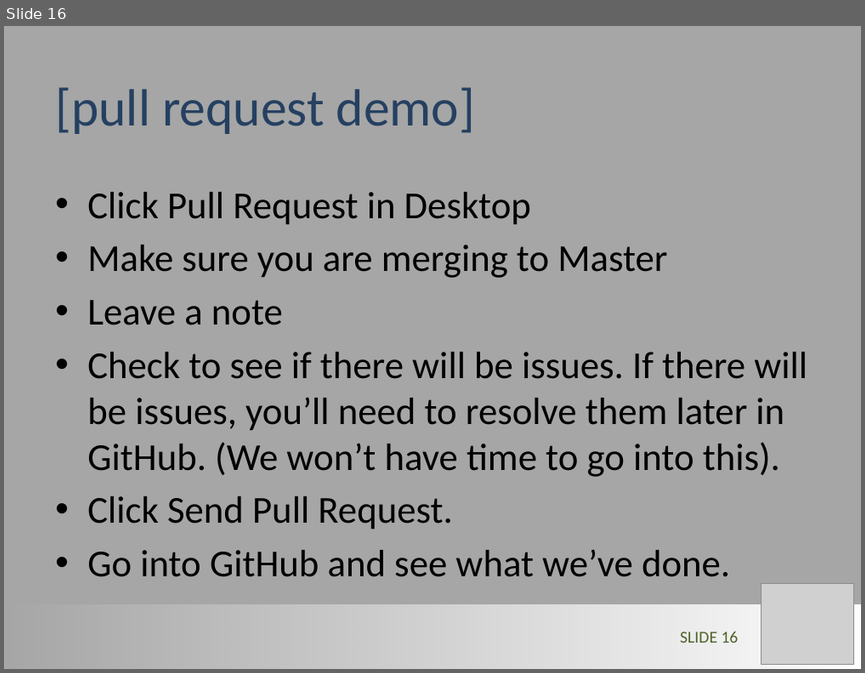
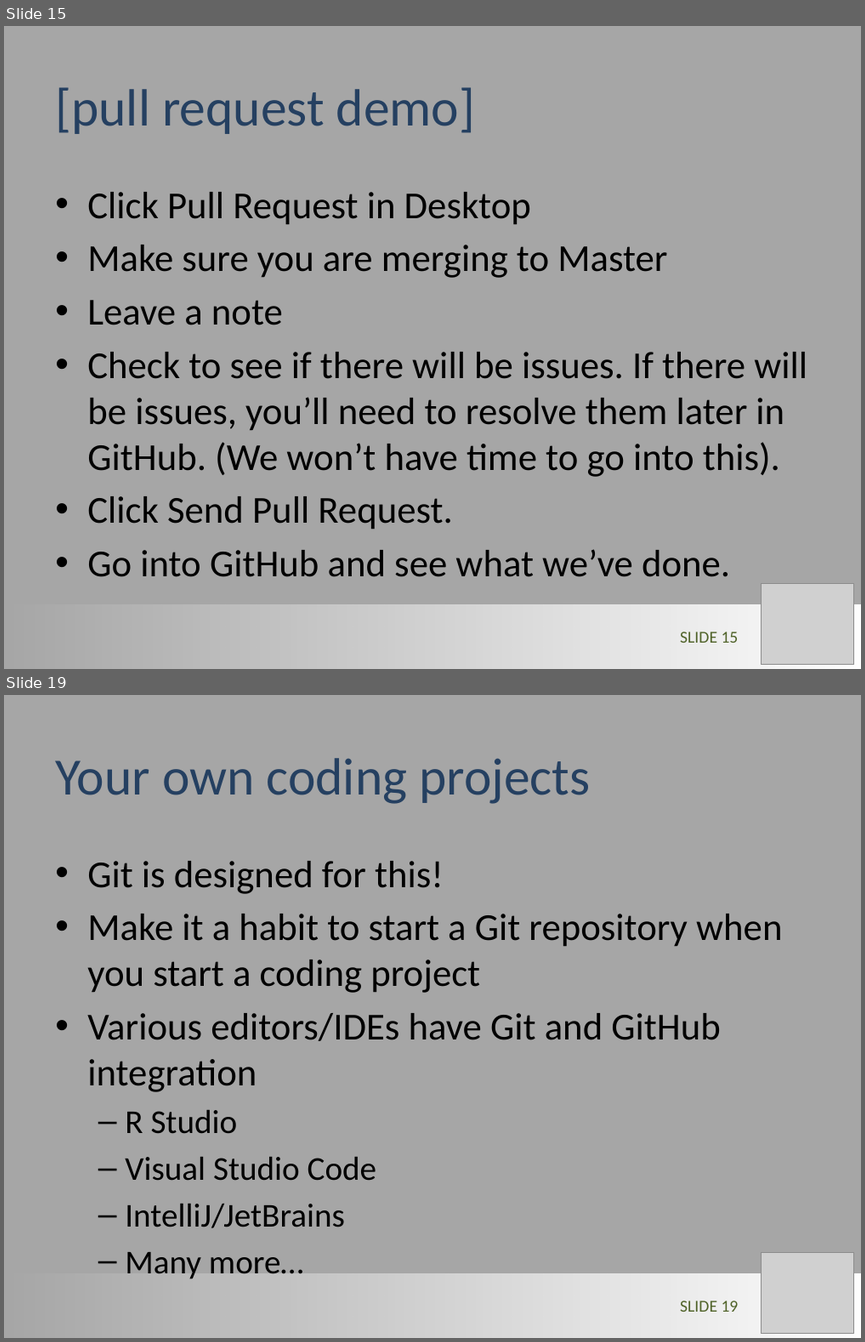
Before and after one commit to LimnoTech/Forum-GitHub, a slide deck: GitHub_Steve.pptx. Shown one above the other, each under a label of ours: slide 16 before the commit, slides 15 and 19 after it; the slides between them are not shown. The pictures are 865x673 and 865x1342 pixels, drawn with LibreOffice and Linux fonts; fonts in the diff are those of the drawing; grey boxes stand for pictures. Boxes give left, top, right and bottom in pixels: in the first picture for what was removed or moved away, otherwise in the second. Text is boxed around its words. In the diff, an @@ line names an element or a change of style, - is before the commit and + after.

```diff
--- a/GitHub_Steve.pptx
+++ b/GitHub_Steve.pptx
@@ slide 19 added at <box>4,695,861,1338</box>, background #A6A6A6 @@
@@ title added at <box>55,758,590,804</box>, 44 pt, text #254061 @@
+Your own coding projects
@@ text added at <box>87,861,782,1278</box>, 32 pt, text #000000 @@
+• Git is designed for this!
+• Make it a habit to start a Git repository when you start a coding project
+• Various editors/IDEs have Git and GitHub integration
+  – R Studio
+  – Visual Studio Code
+  – IntelliJ/JetBrains
+  – Many more…
@@ picture added at <box>760,1252,853,1333</box> @@
@@ rectangle added at <box>4,1273,861,1338</box>, fill gradient #FFFFFF @@
@@ page number added at <box>680,1300,738,1311</box>, 14 pt, text #4F6228 @@
+SLIDE 19
@@ what was slide 16 is now slide 15 @@
@@ page number at <box>680,631,738,642</box>: text changed @@
-SLIDE 16
+SLIDE 15
```
Also in this commit, not shown: 3 slides changed, 9 other slides added, 1 slide removed.
